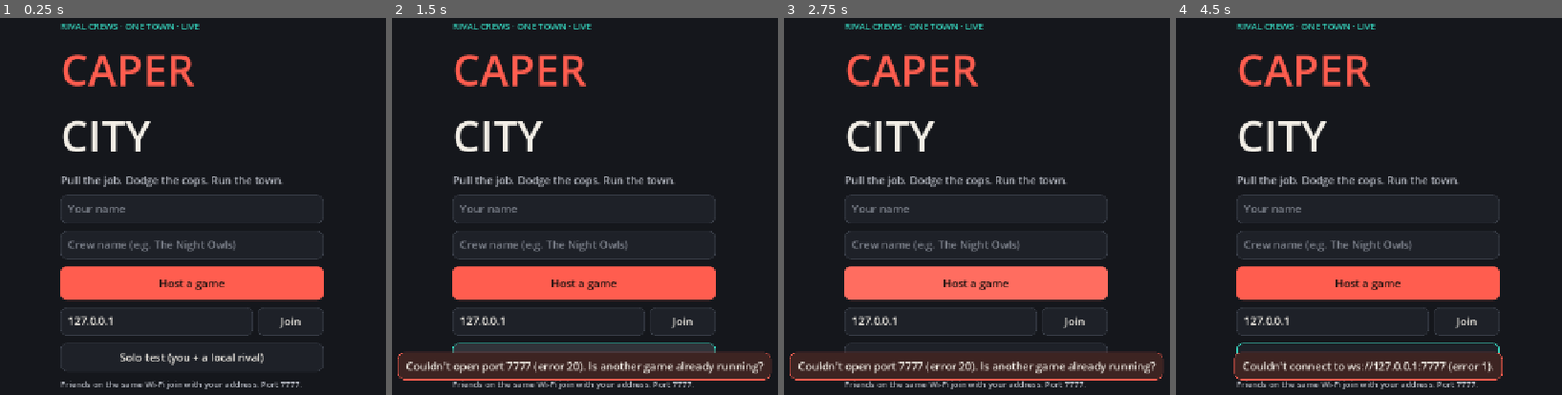
Above: before the commit, frames 1-4 (left to right).
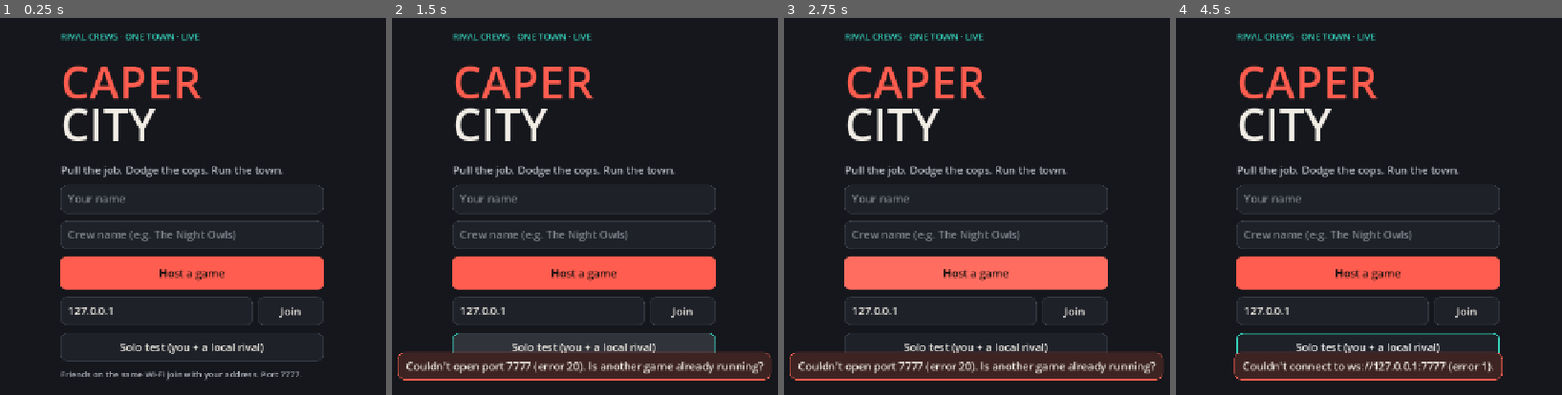
Above: after the commit, the same moments.

Repository: us74k5/CaperCity
Game: Godot game, scene res://scenes/main.tscn
Two runs of this game, one before a commit and one after it. Both use one fixed random seed, a clock stepped at 60 frames per second and the inputs below.
Inputs (mouse positions are in pixels of both pictures, inside the frame that each line leads up to):
- Up to frame 1 (0.25 s): no input
- Up to frame 2 (1.5 s): click "Solo test (you + a local riva…" at 0.5 s; click "Solo test (you + a local riva…" at 1.25 s
- Up to frame 3 (2.75 s): click "Host a game" at 2 s
- Up to frame 4 (4.5 s): click "Join" at 2.75 s; move the mouse to (1534, 183) at 3.52 s; hold Right 3.53-4.28 s; click (1534, 183) at 3.67 s; move the mouse to (1214, 225) at 4.27 s; hold Down from 4.28 s (still down)

The runs differ from the first frame. In frame 1, 14% of the frame differs, in the area x 15-84%, y 1-99%; in frame 2, 15%; in frame 3, 13%; in frame 4, 14%.

Commit message:
v0.1.1: tap-to-walk, UI fixes from rendered screenshots, more tests
- Tap anywhere on the map to walk there along the shortest road route
- Replace glyphs the default font lacks (arrows, bullets) with SVG icons and safe characters
- Fixed-height scrolling event log without movement spam; tighter title
- Clearer jail and result messages; shorter sentences at high ranks
- UI smoke test (with tap-to-walk check) and spectator screenshot test

Co-Authored-By: Claude Opus 5.5 <noreply@anthropic.com>
Claude-Session: https://claude.ai/code/session_018qExDFf95rzEo7M661a4BS

Diff:
--- a/scripts/rules/game_server.gd
+++ b/scripts/rules/game_server.gd
@@ -168,7 +168,10 @@
 		var p := _active()
 		if int(p.jail) > 0:
 			p.jail = int(p.jail) - 1
-			_log("%s sits in jail (%d more month%s)." % [p.name, p.jail, "" if p.jail == 1 else "s"], "info")
+			if int(p.jail) == 0:
+				_log("%s serves the last month in jail." % p.name, "info")
+			else:
+				_log("%s sits in jail (%d more month%s)." % [p.name, p.jail, "" if p.jail == 1 else "s"], "info")
 			_advance_index()
 			continue
 		if int(p.holiday) > 0:
@@ -668,7 +671,7 @@
 			if r.won:
 				_crime_success(p, c, b, "It turned into a shootout. %s " % r.text)
 			else:
-				_result(p, "%s: busted" % c.label, "It turned into a shootout and %s lost. %s" % [p.name, r.text], false)
+				_result(p, "Busted", "It turned into a shootout and %s lost. %s" % [p.name, r.text], false)
 				_arrest(p)
 
 
@@ -803,7 +806,7 @@
 
 
 func _arrest(p: Dictionary) -> void:
-	var months := 1 + rank_of(p) / 3
+	var months := 1 + rank_of(p) / 4
 	p.jail = months
 	p.heat = int(p.heat) / 2
 	p.steps = 0
@@ -1081,6 +1084,7 @@
 
 
 func _result(p: Dictionary, title: String, text: String, good: bool) -> void:
+	text = text.strip_edges().replace("  ", " ")
 	_log("%s: %s" % [title, text], "good" if good else "bad")
 	state.pending = {"kind": "result", "player": p.id, "title": title, "text": text, "good": good,
 		"options": [{"id": "ok", "label": "OK", "enabled": true}]}
--- a/scripts/ui/city_view.gd
+++ b/scripts/ui/city_view.gd
@@ -120,12 +120,12 @@
 			if not arm[0]:
 				continue
 			var dvec: Vector2 = arm[1]
-			for i in range(-2, 3):
-				var off := Vector2(cx, cy) + dvec * (CELL * 0.42)
+			for i in range(-2, 2):
+				var off := Vector2(cx, cy) + dvec * (CELL * 0.36)
 				if dvec.x == 0:
-					draw_rect(Rect2(off.x + i * 11 - 3, off.y - 4, 6, 8), C_WHITE)
+					draw_rect(Rect2(off.x + i * 12 + 2, off.y - 7, 7, 14), C_WHITE)
 				else:
-					draw_rect(Rect2(off.x - 4, off.y + i * 11 - 3, 8, 6), C_WHITE)
+					draw_rect(Rect2(off.x - 7, off.y + i * 12 + 2, 14, 7), C_WHITE)
 		return
 	if (e or wv) and not (n or s):
 		draw_line(Vector2(r.position.x, cy - 2), Vector2(r.end.x, cy - 2), C_LINE, 2)
--- a/scripts/ui/hud.gd
+++ b/scripts/ui/hud.gd
@@ -25,6 +25,8 @@
 var _overlay: PanelContainer
 var _overlay_box: VBoxContainer
 var _overlay_kind := ""
+var _path: Array = []        # queued directions from tap-to-walk
+var _path_timer := 0.0
 
 
 func _ready() -> void:
@@ -85,6 +87,8 @@
 	lp.position = Vector2(12, -232)
 	lp.custom_minimum_size = Vector2(520, 160)
 	_log = _rich()
+	_log.fit_content = false
+	_log.scroll_active = true
 	_log.custom_minimum_size = Vector2(500, 150)
 	_log.scroll_following = true
 	lp.add_child(_log)
@@ -117,9 +121,11 @@
 			sp.custom_minimum_size = Vector2(56, 52)
 			_dpad.add_child(sp)
 		else:
-			var arrow: String = {"N": "▲", "S": "▼", "E": "▶", "W": "◀"}[cell]
-			var b2 := UiTheme.button(arrow, false, 52)
+			var b2 := UiTheme.button("", false, 52)
 			b2.custom_minimum_size.x = 56
+			b2.icon = _arrow_icon(cell)
+			b2.icon_alignment = HORIZONTAL_ALIGNMENT_CENTER
+			b2.tooltip_text = {"N": "Up", "S": "Down", "E": "Right", "W": "Left"}[cell]
 			var d: String = cell
 			b2.pressed.connect(func(): _move(d))
 			_dpad.add_child(b2)
@@ -166,6 +172,14 @@
 	lp.position = Vector2(12, vs.y - lp.size.y - 12)
 
 
+func _arrow_icon(dir: String) -> Texture2D:
+	var rot: int = {"N": 0, "E": 90, "S": 180, "W": 270}[dir]
+	var svg := '<svg xmlns="http://www.w3.org/2000/svg" width="26" height="26" viewBox="0 0 26 26"><g transform="rotate(%d 13 13)"><path d="M13 4 L23 18 L3 18 Z" fill="#F2EEE6"/></g></svg>' % rot
+	var img := Image.new()
+	img.load_svg_from_string(svg)
+	return ImageTexture.create_from_image(img)
+
+
 func _rich() -> RichTextLabel:
 	var r := RichTextLabel.new()
 	r.bbcode_enabled = true
@@ -225,14 +239,15 @@
 			tag = " [color=#7FE6D6]holiday[/color]"
 		if not p.connected:
 			tag += " [color=#8E939D](offline)[/color]"
-		var arrow := "▶ " if not active.is_empty() and int(active.id) == int(p.id) else "   "
-		lines.append("%s[color=%s]●[/color] %s  [b]%d[/b]  [color=#F2C230]$%s[/color]%s" % [arrow, p.color, p.name, p.points, _money(int(p.cash)), tag])
+		var arrow := "» " if not active.is_empty() and int(active.id) == int(p.id) else "   "
+		lines.append("%s[color=%s]•[/color] %s  [b]%d[/b]  [color=#F2C230]$%s[/color]%s" % [arrow, p.color, p.name, p.points, _money(int(p.cash)), tag])
 	_standings.text = "\n".join(lines)
 
 	# log
 	var log_lines: Array = []
 	var colors := {"good": "#7FE6D6", "bad": "#FF9C90", "big": "#F2C230", "turn": "#FF5D4F", "crime": "#F2C230"}
-	for e in s.log.slice(maxi(0, s.log.size() - 14)):
+	var shown: Array = s.log.filter(func(e): return e.kind != "move")
+	for e in shown.slice(maxi(0, shown.size() - 12)):
 		var c: String = colors.get(e.kind, "#D9D5CC")
 		log_lines.append("[color=%s]%s[/color]" % [c, e.text])
 	_log.text = "\n".join(log_lines)
@@ -395,11 +410,63 @@
 	Net.send_intent({"t": "move", "dir": dir})
 
 
+func _process(delta: float) -> void:
+	if _path.is_empty():
+		return
+	_path_timer -= delta
+	if _path_timer > 0.0:
+		return
+	var a := Net.active_player()
+	if not Net.is_my_turn() or not Net.state.pending.is_empty() or a.is_empty() or int(a.inside) >= 0 or int(a.steps) <= 0:
+		_path.clear()
+		return
+	_move(_path.pop_front())
+	_path_timer = 0.16
+
+
+## Shortest road route to `goal` (a road cell, or a building cell to walk into).
+func _find_path(start: Vector2i, goal: Vector2i) -> Array:
+	var city: Dictionary = Net.state.city
+	var w: int = city.w
+	var h: int = city.h
+	var grid: PackedByteArray = city.grid
+	if goal.x < 0 or goal.y < 0 or goal.x >= w or goal.y >= h:
+		return []
+	var goal_cell: int = grid[goal.y * w + goal.x]
+	if goal_cell != CityGen.ROAD and goal_cell != CityGen.BUILDING:
+		return []
+	var dirs := {"N": Vector2i(0, -1), "S": Vector2i(0, 1), "E": Vector2i(1, 0), "W": Vector2i(-1, 0)}
+	var came := {start: ""}
+	var queue: Array = [start]
+	while queue.size() > 0:
+		var cur: Vector2i = queue.pop_front()
+		if cur == goal:
+			break
+		for dname in dirs:
+			var nxt: Vector2i = cur + dirs[dname]
+			if came.has(nxt) or nxt.x < 0 or nxt.y < 0 or nxt.x >= w or nxt.y >= h:
+				continue
+			var cell: int = grid[nxt.y * w + nxt.x]
+			if cell == CityGen.ROAD or nxt == goal:
+				came[nxt] = dname
+				queue.append(nxt)
+	if not came.has(goal):
+		return []
+	var out: Array = []
+	var c: Vector2i = goal
+	while c != start:
+		var dn: String = came[c]
+		out.push_front(dn)
+		c -= dirs[dn]
+	return out
+
+
 func _unhandled_key_input(event: InputEvent) -> void:
 	if not event.pressed:
 		return
 	var map := {KEY_UP: "N", KEY_DOWN: "S", KEY_LEFT: "W", KEY_RIGHT: "E", KEY_W: "N", KEY_S: "S", KEY_A: "W", KEY_D: "E"}
 	if event is InputEventKey and map.has(event.keycode) and Net.is_my_turn() and Net.state.pending.is_empty():
+		_path.clear()
 		_move(map[event.keycode])
 		get_viewport().set_input_as_handled()
 	elif event is InputEventKey and event.keycode in [KEY_ENTER, KEY_SPACE] and not Net.state.pending.is_empty():
@@ -414,7 +481,12 @@
 	var a := Net.active_player()
 	if int(a.inside) >= 0:
 		return
-	var d := cell - Vector2i(int(a.pos[0]), int(a.pos[1]))
-	var dirs := {Vector2i(0, -1): "N", Vector2i(0, 1): "S", Vector2i(1, 0): "E", Vector2i(-1, 0): "W"}
-	if dirs.has(d):
-		_move(dirs[d])
+	var start := Vector2i(int(a.pos[0]), int(a.pos[1]))
+	var route := _find_path(start, cell)
+	if route.is_empty():
+		return
+	if route.size() > int(a.steps):
+		Net.error_message.emit("That's %d steps away. You have %d left." % [route.size(), a.steps])
+		return
+	_path = route
+	_path_timer = 0.0
--- a/scripts/ui/main.gd
+++ b/scripts/ui/main.gd
@@ -110,10 +110,11 @@
 	center.add_child(v)
 
 	v.add_child(UiTheme.label("RIVAL CREWS · ONE TOWN · LIVE", 15, UiTheme.TEAL))
-	v.add_child(UiTheme.label("CAPER", 72, UiTheme.CORAL))
-	var city_l := UiTheme.label("CITY", 72, UiTheme.TEXT)
-	city_l.add_theme_constant_override("line_spacing", -20)
-	v.add_child(city_l)
+	var logo := VBoxContainer.new()
+	logo.add_theme_constant_override("separation", -34)
+	logo.add_child(UiTheme.label("CAPER", 76, UiTheme.CORAL))
+	logo.add_child(UiTheme.label("CITY", 76, UiTheme.TEXT))
+	v.add_child(logo)
 	v.add_child(UiTheme.label("Pull the job. Dodge the cops. Run the town.", 18, UiTheme.MUTED))
 
 	var st := _load_settings()
@@ -247,7 +248,7 @@
 		c.queue_free()
 	for pid in Net.state.players:
 		var p: Dictionary = Net.state.players[pid]
-		var l := UiTheme.label("●  %s  —  %s%s" % [p.name, p.crew_name, "  (this device)" if int(p.owner) == Net.my_peer else ""], 18, Color(p.color))
+		var l := UiTheme.label("•  %s  —  %s%s" % [p.name, p.crew_name, "  (this device)" if int(p.owner) == Net.my_peer else ""], 18, Color(p.color))
 		_lobby_list.add_child(l)
 	var host := Net.am_room_host()
 	_lobby_start.visible = host
--- a/tests/ui_smoke_test.gd
+++ b/tests/ui_smoke_test.gd
@@ -7,6 +7,8 @@
 var net: Node
 var shots_dir := ""
 var shot_n := 0
+var tap_target := -1
+var tap_frame := 0
 
 
 func _init() -> void:
@@ -31,7 +33,17 @@
 		net.send_intent({"t": "start", "target": 20})
 	elif frame == 30:
 		_shot("town")
-	elif frame > 30 and frame < 600:
+		_tap_nearest_building()
+	elif tap_target >= 0:
+		var a0: Dictionary = net.active_player()
+		if int(a0.inside) == tap_target:
+			print("tap-to-walk: entered building %d after %d frames" % [tap_target, frame - tap_frame])
+			_shot("tap_walk")
+			tap_target = -1
+		elif frame - tap_frame > 3000 or not net.state.pending.is_empty():
+			print("tap-to-walk: did not arrive (inside=%s pending=%s)" % [a0.inside, not net.state.pending.is_empty()])
+			tap_target = -1
+	elif frame > 30 and frame < 900:
 		var s: Dictionary = net.state
 		if s.phase != "playing":
 			return _finish()
@@ -48,9 +60,30 @@
 				net.send_intent({"t": "menu", "id": en[randi() % en.size()].id})
 			else:
 				_go_toward_building(a, s)
-	elif frame == 600:
+	elif frame >= 900:
 		return _finish()
 	return false
+
+
+func _tap_nearest_building() -> void:
+	var hud: Node = main.get("_hud")
+	var a: Dictionary = net.active_player()
+	var start := Vector2i(int(a.pos[0]), int(a.pos[1]))
+	var best := -1
+	var best_len := 999
+	for b in net.state.city.buildings:
+		var route: Array = hud._find_path(start, Vector2i(int(b.x), int(b.y)))
+		if route.size() > 0 and route.size() < best_len and route.size() <= int(a.steps):
+			best = int(b.id)
+			best_len = route.size()
+	if best < 0:
+		print("tap-to-walk: no reachable building")
+		return
+	var tb: Dictionary = net.state.city.buildings[best]
+	print("tap-to-walk: tapping %s, %d steps away" % [tb.name, best_len])
+	tap_target = best
+	tap_frame = frame
+	hud._on_cell_tapped(Vector2i(int(tb.x), int(tb.y)))
 
 
 func _go_toward_building(a: Dictionary, s: Dictionary) -> void:
--- /dev/null
+++ b/tests/ui_spectator_test.gd
@@ -0,0 +1,67 @@
+extends SceneTree
+## Joins a running server through the real UI and captures what a spectator sees.
+## Needs a server and an active player (e.g. tests/net_client_test.gd with --start).
+## Run: godot --path . --script res://tests/ui_spectator_test.gd -- --port=7792 --shots=DIR
+
+var main: Node
+var net: Node
+var frame := 0
+var port := 7792
+var shots_dir := ""
+var shots := 0
+var spectated_updates := 0
+var last_rev := -1
+
+
+func _init() -> void:
+	for a in OS.get_cmdline_user_args():
+		if a.begins_with("--port="):
+			port = int(a.substr(7))
+		elif a.begins_with("--shots="):
+			shots_dir = a.substr(8)
+
+
+func _process(_d: float) -> bool:
+	frame += 1
+	if frame == 2:
+		net = root.get_node("Net")
+		main = load("res://scenes/main.tscn").instantiate()
+		root.add_child(main)
+	elif frame == 5:
+		print("join: ", net.join("127.0.0.1", port, "Dev", "The Lucky Breaks"))
+	elif frame > 5:
+		var s: Dictionary = net.state
+		if s.is_empty() or s.phase != "playing":
+			return frame > 3000 and _end()
+		if int(s.rev) != last_rev:
+			last_rev = int(s.rev)
+			if not net.is_my_turn():
+				spectated_updates += 1
+				if spectated_updates in [3, 25, 60]:
+					_shot("spectating")
+		if net.is_my_turn() and frame % 6 == 0:
+			var a: Dictionary = net.active_player()
+			if not s.pending.is_empty():
+				net.send_intent({"t": "pending", "id": s.pending.options[0].id})
+			elif int(a.inside) >= 0:
+				net.send_intent({"t": "menu", "id": "leave"})
+			else:
+				net.send_intent({"t": "end_turn"})
+		if frame > 3000 or shots >= 3:
+			return _end()
+	return false
+
+
+func _shot(tag: String) -> void:
+	await process_frame
+	await process_frame
+	var img := root.get_texture().get_image()
+	if img and not img.is_empty() and shots_dir != "":
+		shots += 1
+		img.save_png("%s/spec_%02d_%s.png" % [shots_dir, shots, tag])
+
+
+func _end() -> bool:
+	print("spectator: updates while watching=%d shots=%d" % [spectated_updates, shots])
+	quit(0)
+	return true
Binary file added: docs/screenshots/building.png
Binary file added: docs/screenshots/menu.png
Binary file added: docs/screenshots/spectating.png
Binary file added: docs/screenshots/your_turn.png
Not shown, changed: README.md
